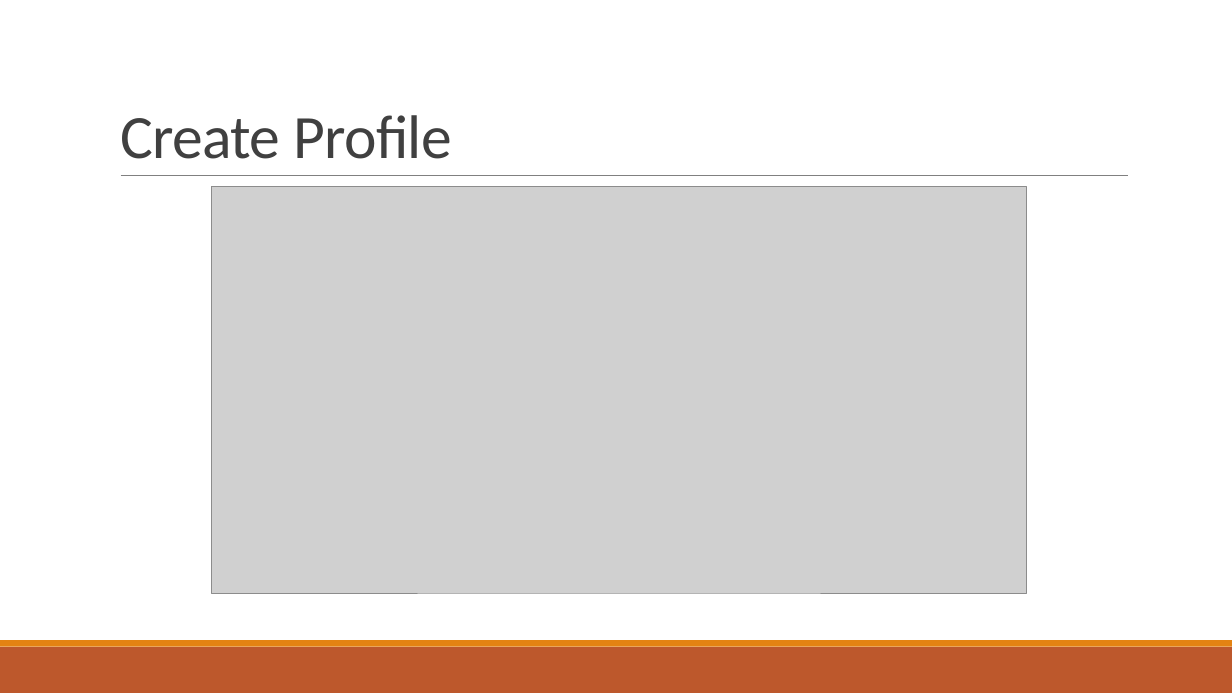
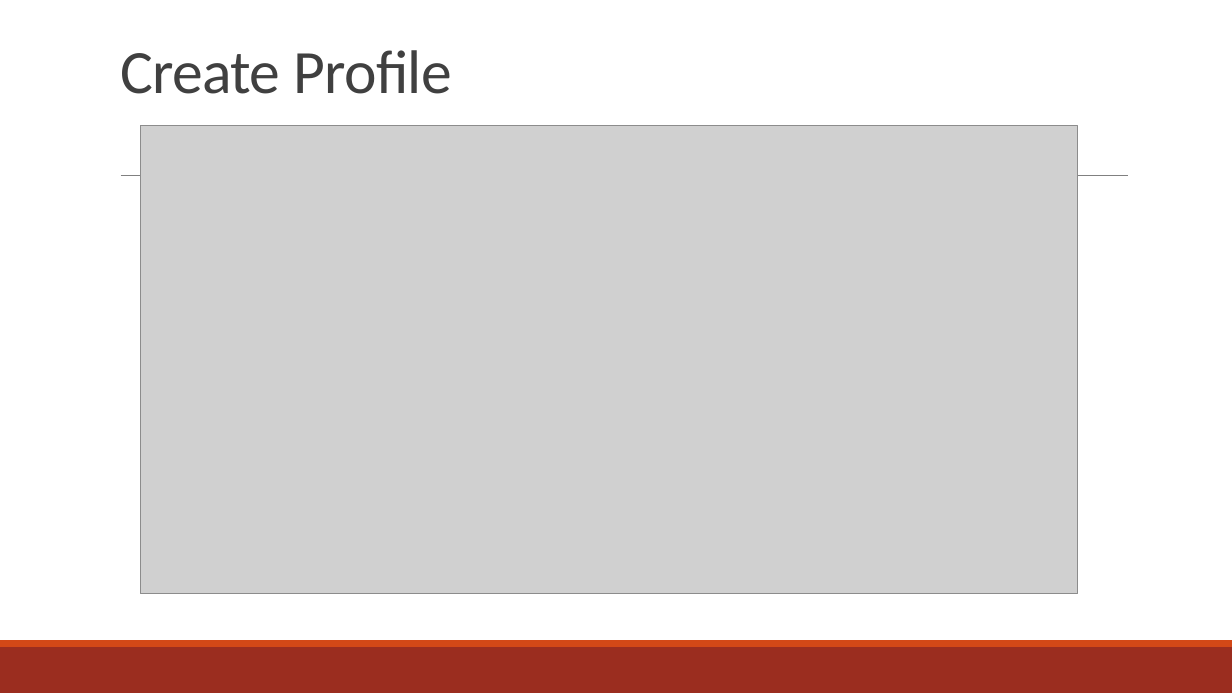
Before and after one commit to amgabriel45/CS495ClubStuff, a slide deck: slide 4 of Crimson Clubs (Design).pptx. Drawn at 1232x693 pixels with LibreOffice and Linux fonts; fonts in the diff are those of the drawing; grey boxes stand for pictures. Boxes give left, top, right and bottom in pixels: in the first picture for what was removed or moved away, otherwise in the second. Text is boxed around its words. In the diff, an @@ line names an element or a change of style, - is before the commit and + after.

Commit message:
Design Changes
Changed the color and made everything bigger so it should be able to be seen better during the presentation.

```diff
--- a/Crimson Clubs (Design).pptx
+++ b/Crimson Clubs (Design).pptx
@@ title "Create Profile": place and size @@
-title "Create Profile" at <box>120,115,452,159</box>
+title "Create Profile" at <box>120,50,452,94</box>
@@ picture: place and size @@
-picture at <box>212,187,1026,593</box>
+picture at <box>140,126,1079,594</box>
@@ rectangle at <box>0,647,1232,693</box>: fill #BD582C to #9B2D1F @@
@@ rectangle at <box>0,640,1232,647</box>: fill #E48312 to #D34817 @@
```
Also in this commit, not shown: 11 other slides changed.
